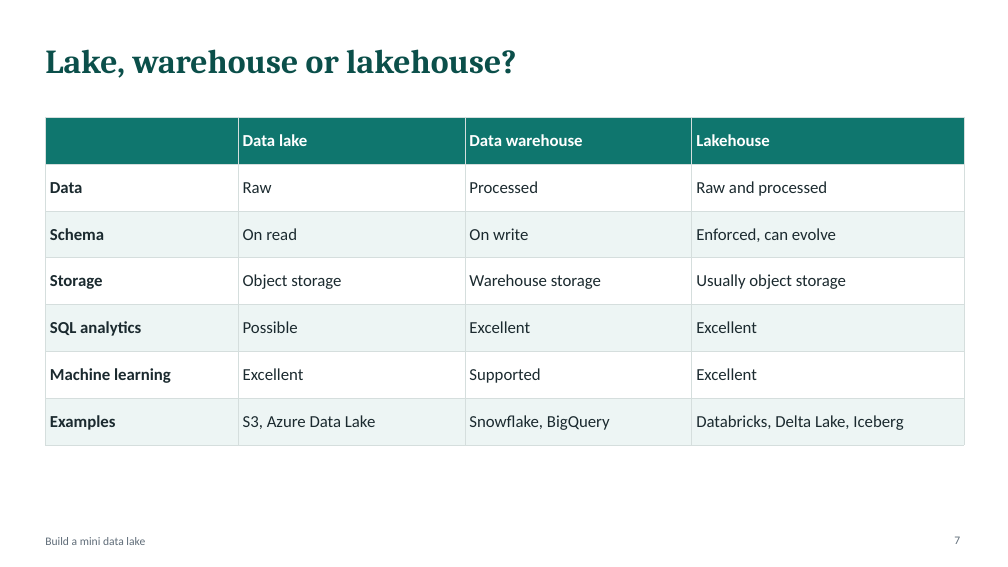
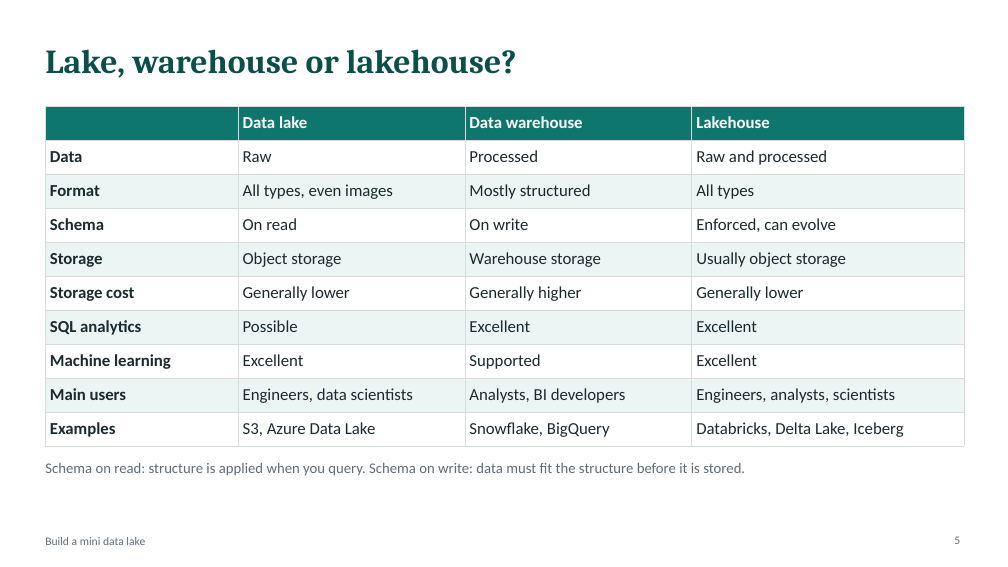
Before and after one commit to atulkahatecdac/datalake, a slide deck: slide 5 of Data_Engineering_Session.pptx (slide 7 before the commit). Drawn at 1008x567 pixels with LibreOffice and Linux fonts; fonts in the diff are those of the drawing. Boxes give left, top, right and bottom in pixels: in the first picture for what was removed or moved away, otherwise in the second. Text is boxed around its words. In the diff, an @@ line names an element or a change of style, - is before the commit and + after.

```diff
--- a/Data_Engineering_Session.pptx
+++ b/Data_Engineering_Session.pptx
@@ table at bbox=[45, 106, 964, 446] @@
+row 3: Format | All types, even images | Mostly structured | All types
+row 6: Storage cost | Generally lower | Generally higher | Generally lower
+row 9: Main users | Engineers, data scientists | Analysts, BI developers | Engineers, analysts, scientists
@@ table: place and size @@
-table at bbox=[45, 117, 964, 445]
+table at bbox=[45, 106, 964, 446]
@@ text added at bbox=[45, 463, 745, 476], 14 pt, text #5F6C78 @@
+Schema on read: structure is applied when you query. Schema on write: data must fit the structure before it is stored.
@@ page number at bbox=[954, 536, 960, 544]: text changed @@
-7
+5
```
Also in this commit, not shown: 5 other slides changed, 15 slides added.
